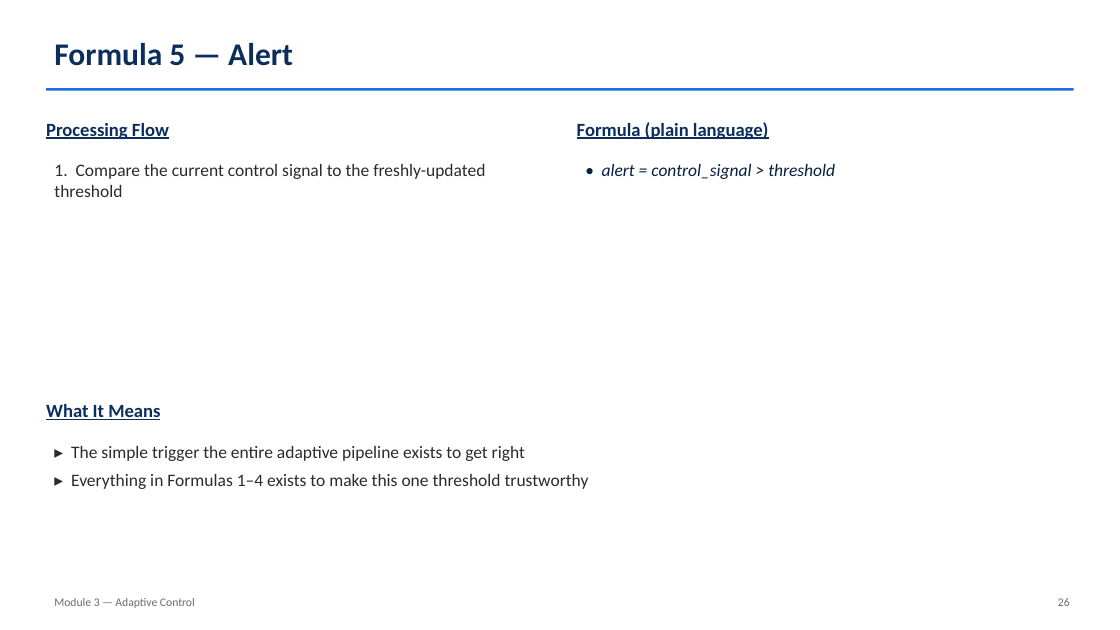
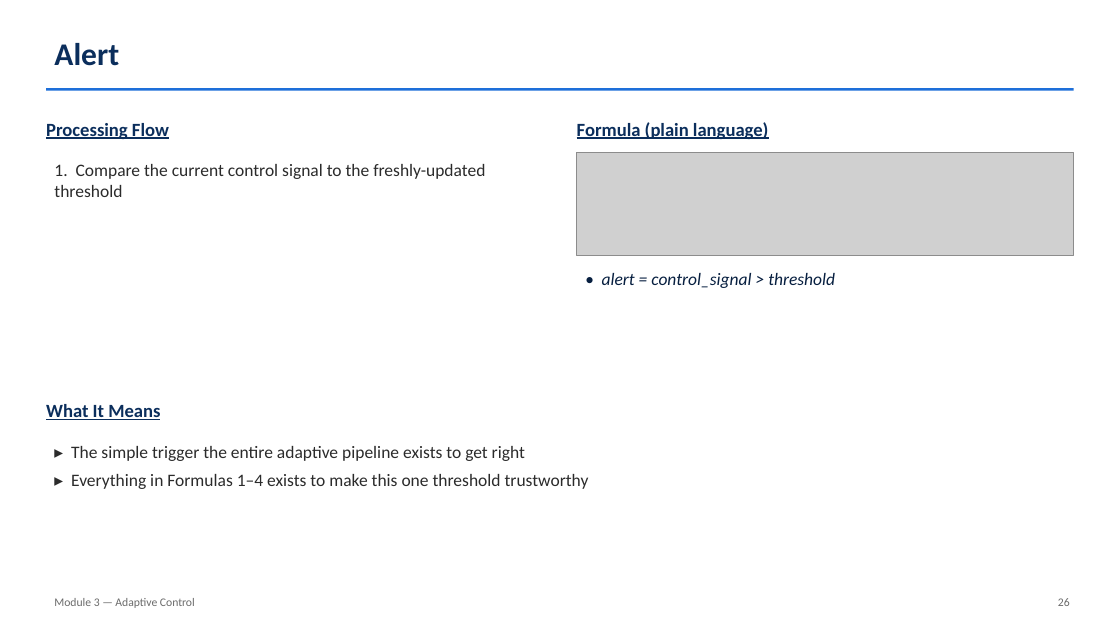
Before and after one commit to HarithaRandunu/Final_Year_Project_2026, a slide deck: slide 29 of docs/Module3_Actuator_Slides.pptx (slide 26 before the commit). Drawn at 1120x630 pixels with LibreOffice and Linux fonts; fonts in the diff are those of the drawing; grey boxes stand for pictures. Boxes give left, top, right and bottom in pixels: in the first picture for what was removed or moved away, otherwise in the second. Text is boxed around its words. In the diff, an @@ line names an element or a change of style, - is before the commit and + after.

```diff
--- a/docs/Module3_Actuator_Slides.pptx
+++ b/docs/Module3_Actuator_Slides.pptx
@@ text at (54,43,119,66): text changed @@
-Formula 5 — Alert
+Alert
@@ picture added at (577,153,1075,255) @@
@@ text "• alert = control_signal > ...": place and size @@
-text "• alert = control_signal > ..." at (602,164,835,179)
+text "• alert = control_signal > ..." at (602,273,835,288)
```
Also in this commit, not shown: 11 other slides changed, 4 slides added, 1 slide removed, 12 other files.
